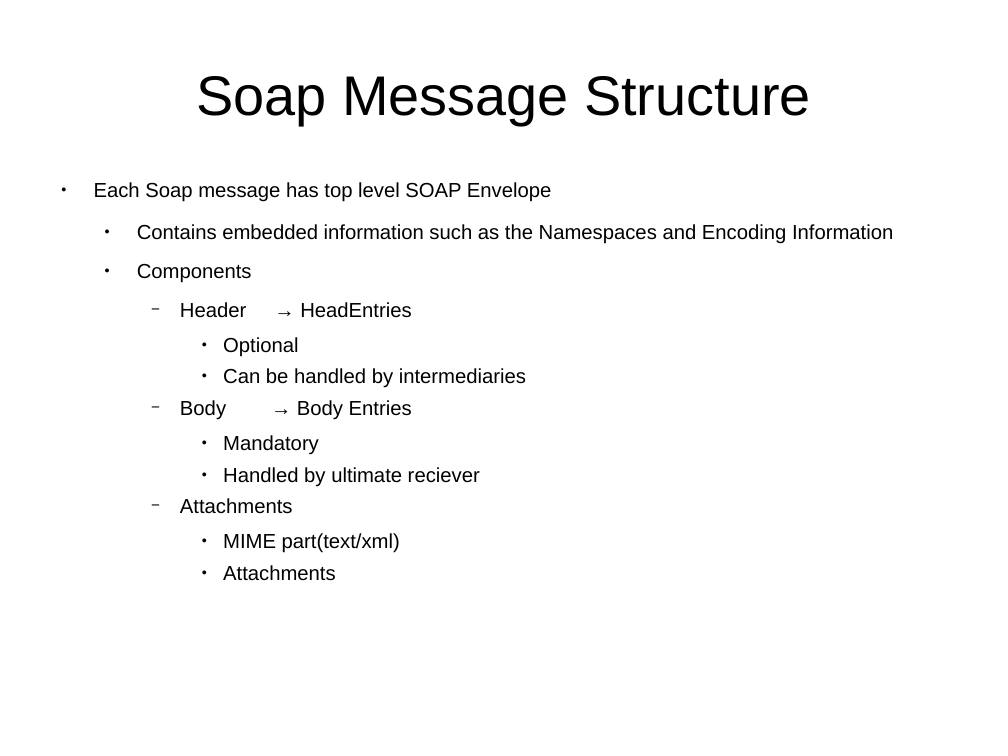
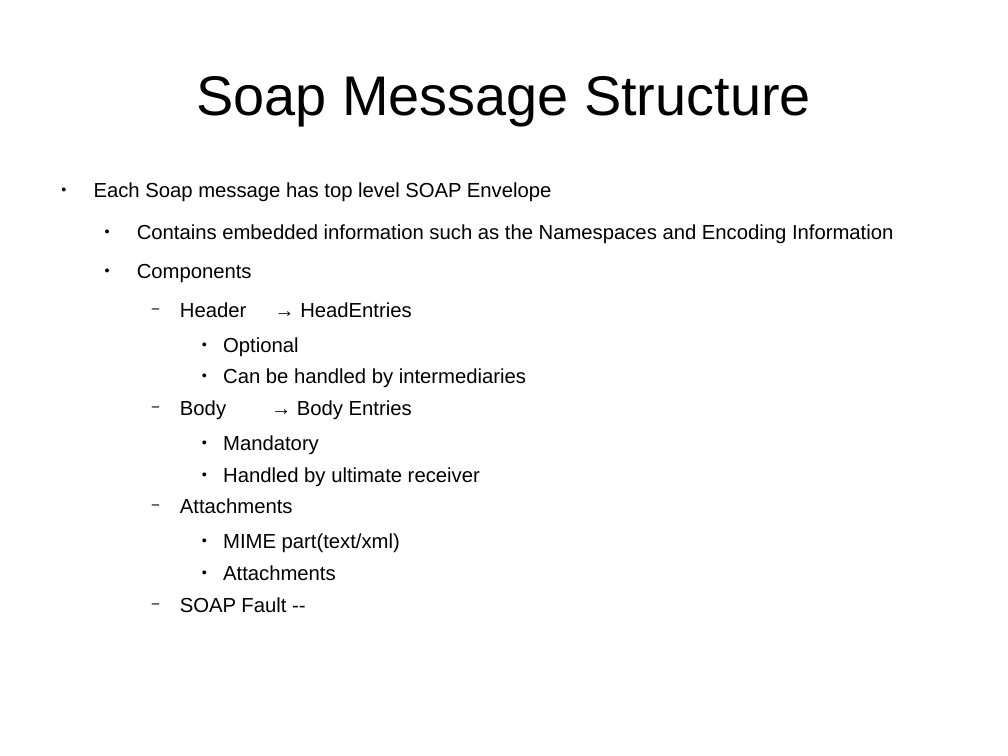
Before and after one commit to CharlesStockman/notesFromCourses, a slide deck: slide 5 of web/architecture/Soap.odp (slide 4 before the commit). Drawn at 1008x756 pixels with LibreOffice and Linux fonts; fonts in the diff are those of the drawing. Boxes give left, top, right and bottom in pixels: in the first picture for what was removed or moved away, otherwise in the second. Text is boxed around its words. In the diff, an @@ line names an element or a change of style, - is before the commit and + after.

```diff
--- a/web/architecture/Soap.odp
+++ b/web/architecture/Soap.odp
@@ text at [223,467,480,487]: text changed @@
-      ● Handled by ultimate reciever
+      ● Handled by ultimate receiver
@@ text at [180,597,286,613]: paragraph added @@
+    − SOAP Fault --
```
Also in this commit, not shown: 2 other slides changed, 1 slide added, 27 other files.
